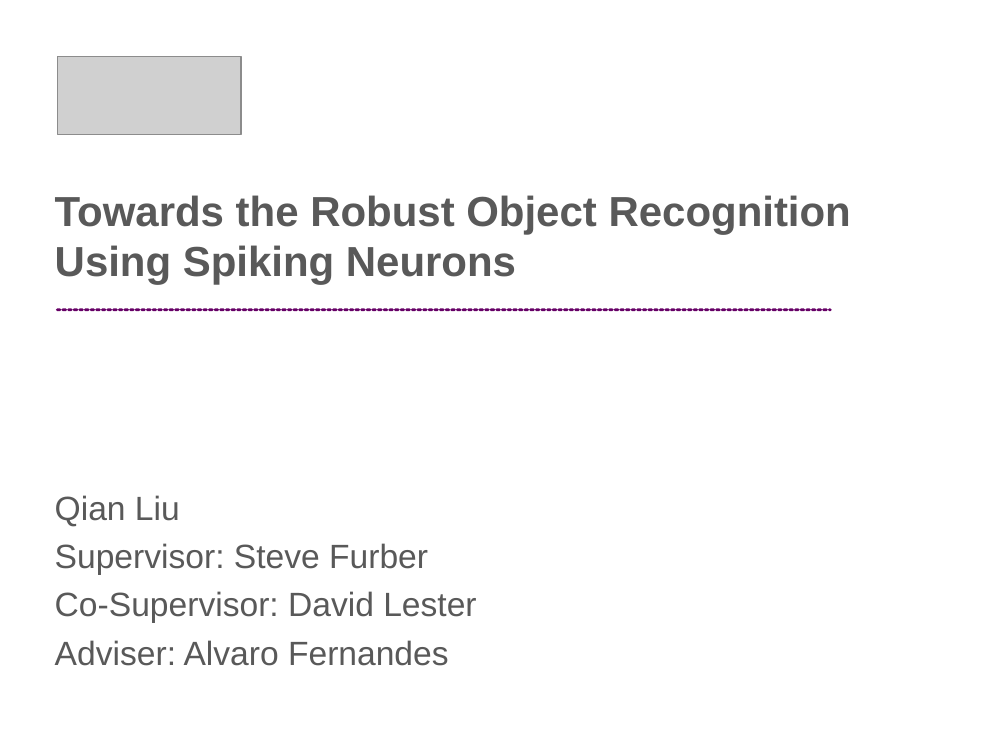
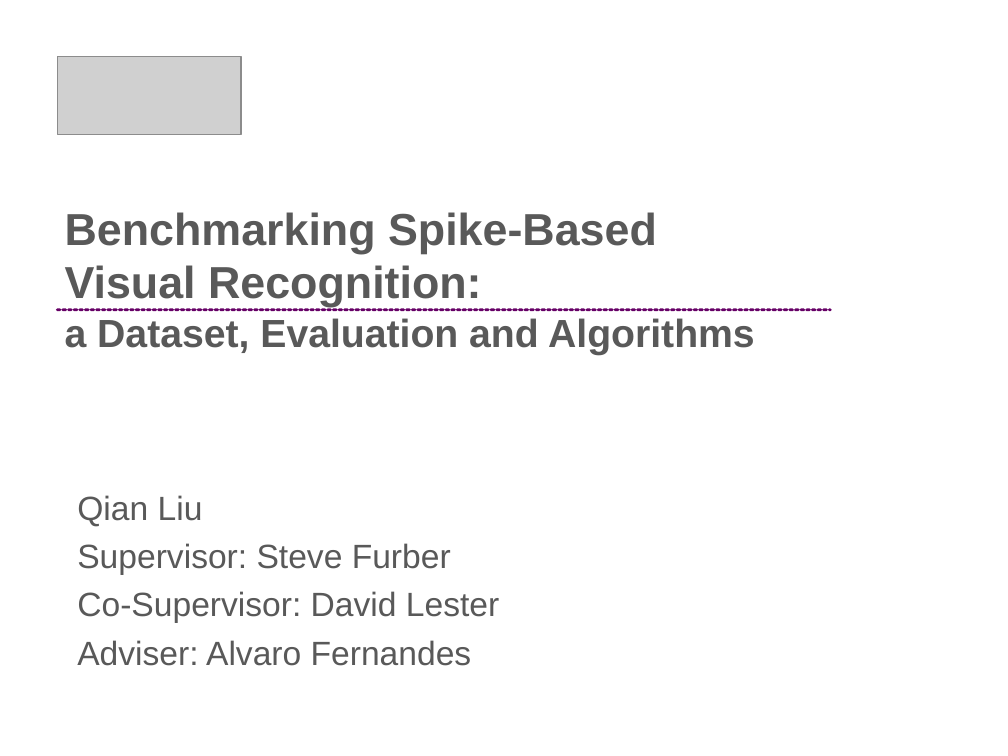
Before and after one commit to qian-liu/2nd_year_short_report, a slide deck: slide 1 of 2nd_year_int.pptx. Drawn at 1008x756 pixels with LibreOffice and Linux fonts; fonts in the diff are those of the drawing; grey boxes stand for pictures; background and template pictures are left out. Boxes give left, top, right and bottom in pixels: in the first picture for what was removed or moved away, otherwise in the second. Text is boxed around its words. In the diff, an @@ line names an element or a change of style, - is before the commit and + after.

```diff
--- a/2nd_year_int.pptx
+++ b/2nd_year_int.pptx
@@ text at box(65, 212, 755, 355): text changed; size 30 to 32 pt @@
-Towards the Robust Object Recognition Using Spiking Neurons
+Benchmarking Spike-Based
+Visual Recognition:
+a Dataset, Evaluation and Algorithms
@@ text "Qian Liu": place and size @@
-text "Qian Liu" at box(55, 495, 476, 666)
+text "Qian Liu" at box(77, 495, 499, 666)
```
Also in this commit, not shown: 2 other slides changed, 8 slides added, 7 slides removed, 4 other files.
